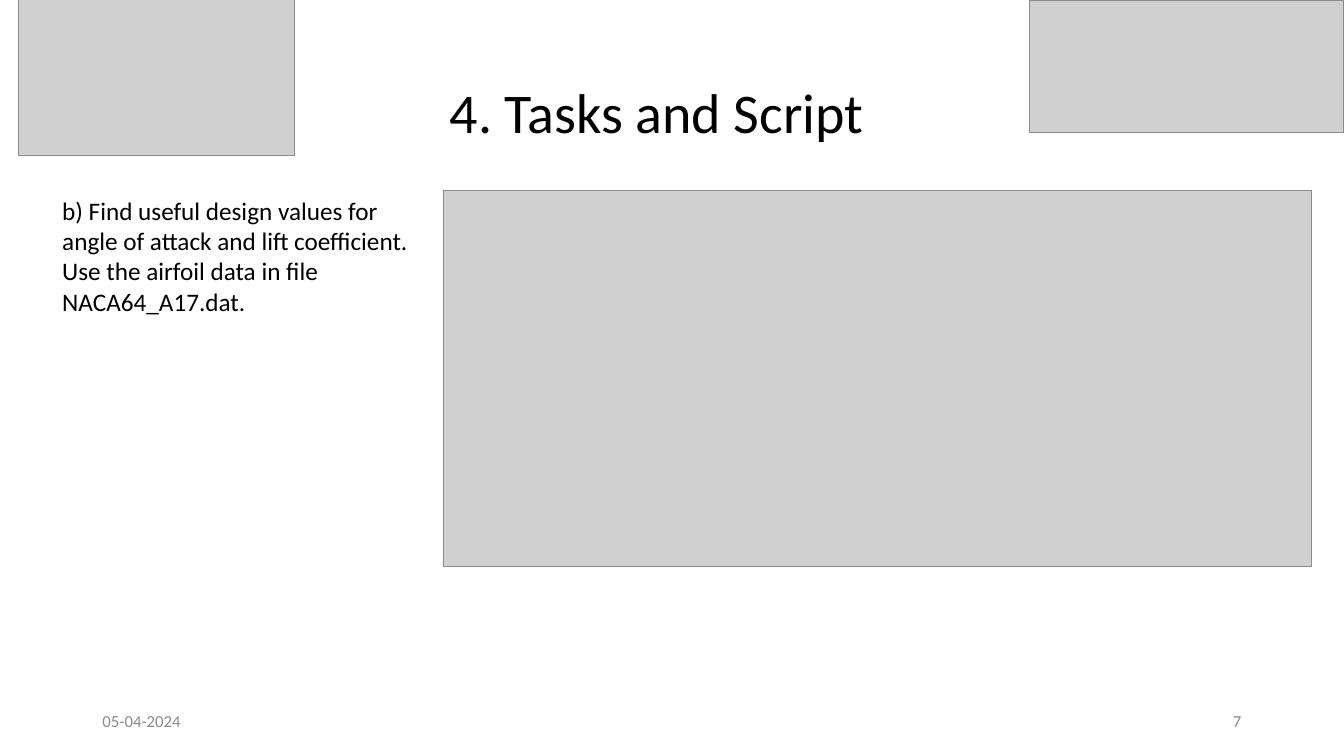
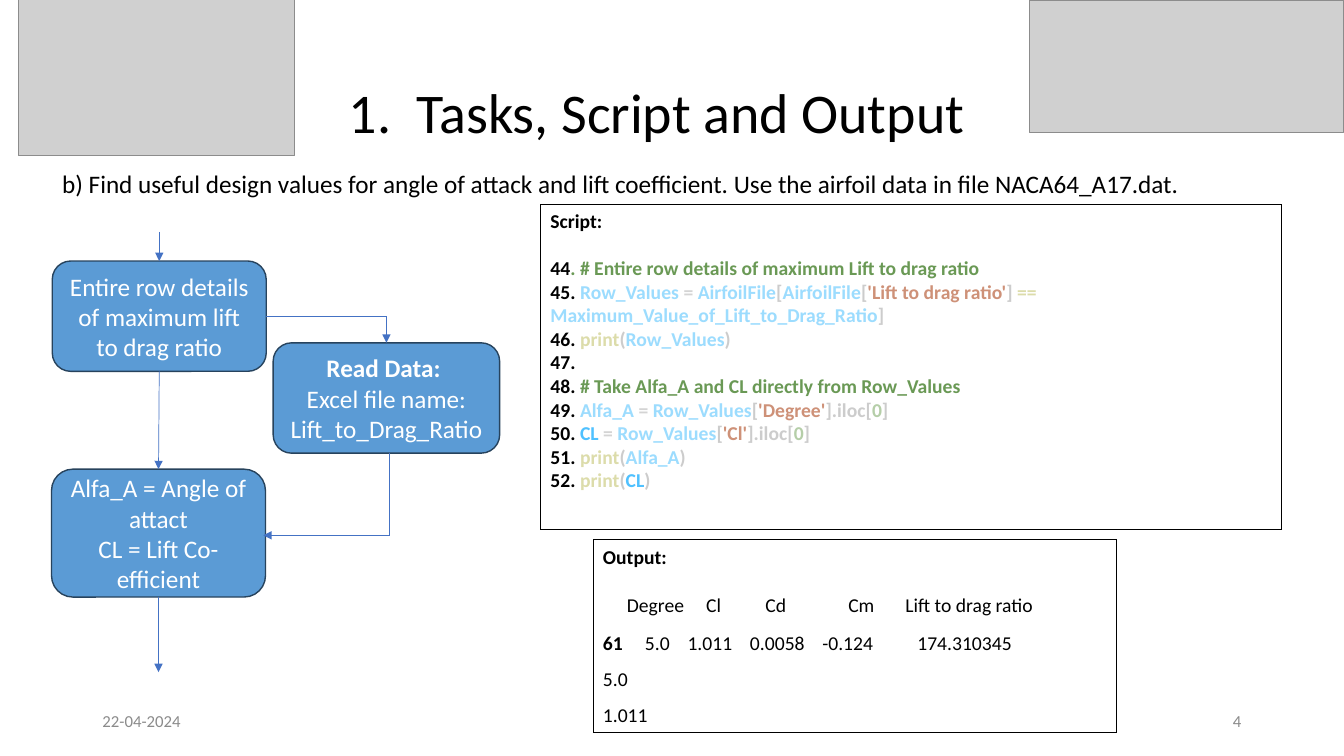
Before and after one commit to KSoni1505/Blade-Design-According-to-Betz-for-the-NREL-5MW-Wind-Turbine, a slide deck: slide 4 of Exercise_01_Aerodynamic .pptx (slide 7 before the commit). Drawn at 1344x756 pixels with LibreOffice and Linux fonts; fonts in the diff are those of the drawing; grey boxes stand for pictures. Boxes give left, top, right and bottom in pixels: in the first picture for what was removed or moved away, otherwise in the second. Text is boxed around its words. In the diff, an @@ line names an element or a change of style, - is before the commit and + after.

```diff
--- a/Exercise_01_Aerodynamic .pptx
+++ b/Exercise_01_Aerodynamic .pptx
@@ title at bbox=[349, 94, 965, 142]: text changed @@
-4. Tasks and Script
+1. Tasks, Script and Output
@@ text "b) Find useful design values ..." rewrapped from bbox=[62, 201, 407, 315] to bbox=[62, 174, 1178, 198] @@
@@ picture removed at bbox=[444, 191, 1312, 567] @@
@@ rectangle added at bbox=[540, 205, 1281, 530], outline #000000 0.75 pt, 14 pt, text #9CDCFE, bold @@
+Script:
+44. # Entire row details of maximum Lift to drag ratio
+45. Row_Values = AirfoilFile[AirfoilFile['Lift to drag ratio'] == Maximum_Value_of_Lift_to_Drag_Ratio]
+46. print(Row_Values)
+47.
+48. # Take Alfa_A and CL directly from Row_Values
+49. Alfa_A = Row_Values['Degree'].iloc[0]
+50. CL = Row_Values['Cl'].iloc[0]
+51. print(Alfa_A)
+52. print(CL)
@@ arrow added from (159, 232) to (159, 261), #4472C4 0.5 pt @@
@@ rounded rectangle added at bbox=[52, 261, 266, 371], fill #5B9BD5, outline #28445D 1 pt, 18 pt, text #FFFFFF @@
+Entire row details of maximum lift to drag ratio
@@ elbow arrow added from (266, 317) to (386, 343), #4472C4 0.5 pt @@
@@ rounded rectangle added at bbox=[273, 343, 500, 453], fill #5B9BD5, outline #28445D 1 pt, 18 pt, text #FFFFFF @@
+Read Data:
+Excel file name: Lift_to_Drag_Ratio
@@ arrow added from (159, 371) to (158, 469), #4472C4 0.5 pt @@
@@ rounded rectangle added at bbox=[51, 469, 265, 597], fill #5B9BD5, outline #28445D 1 pt, 18 pt, text #FFFFFF @@
+Alfa_A = Angle of attact
+CL = Lift Co-efficient
@@ elbow arrow added from (389, 454) to (263, 535), #4472C4 0.5 pt @@
@@ rectangle added at bbox=[593, 540, 1117, 733], outline #000000 0.75 pt, 14 pt, text #000000 @@
+Output:
+Degree Cl Cd Cm Lift to drag ratio
+61 5.0 1.011 0.0058 -0.124 174.310345
+5.0
+1.011
@@ arrow added from (158, 597) to (158, 673), #4472C4 0.5 pt @@
@@ text at bbox=[102, 716, 180, 727]: text changed @@
-05-04-2024
+22-04-2024
@@ page number at bbox=[1233, 716, 1241, 727]: text changed @@
-7
+4
```
Also in this commit, not shown: 6 other slides changed, 6 slides added, 4 slides removed, 13 other files.
